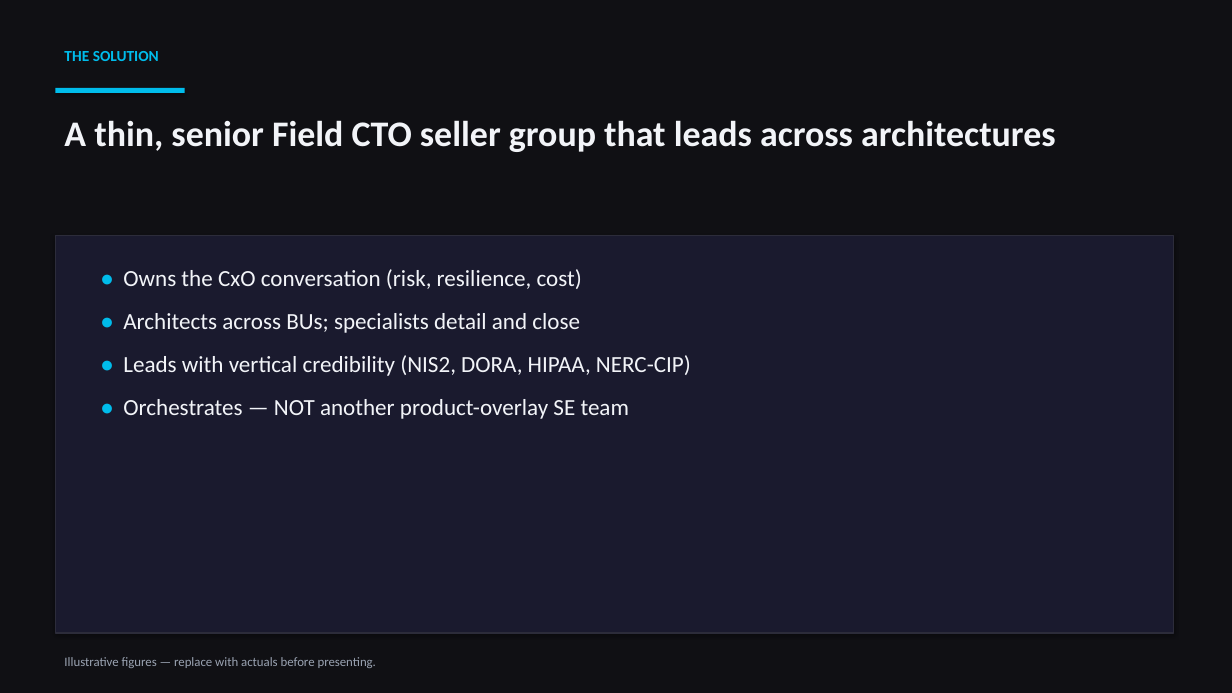
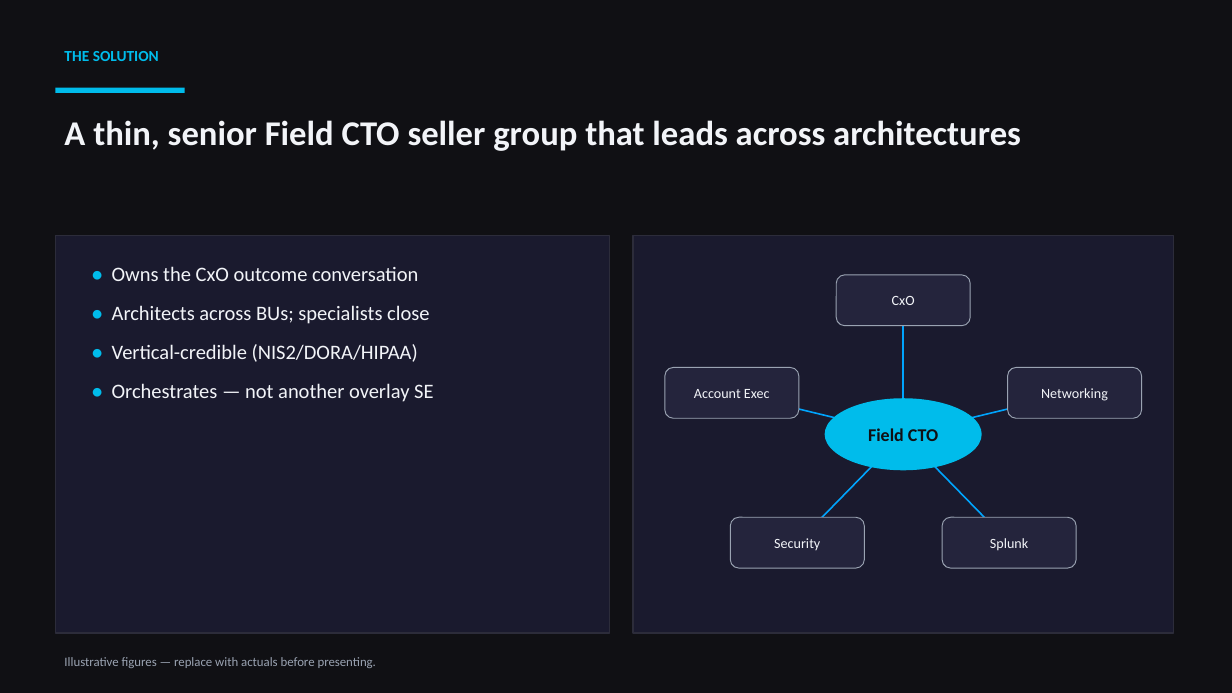
Before and after one commit to rcasey1978/FieldCTO_TacticalSelling, a slide deck: slide 5 of Field-CTO-XArch-Business-Case.pptx. Drawn at 1232x693 pixels with LibreOffice and Linux fonts; fonts in the diff are those of the drawing. Boxes give left, top, right and bottom in pixels: in the first picture for what was removed or moved away, otherwise in the second. Text is boxed around its words. In the diff, an @@ line names an element or a change of style, - is before the commit and + after.

```diff
--- a/Field-CTO-XArch-Business-Case.pptx
+++ b/Field-CTO-XArch-Business-Case.pptx
@@ text "A thin, senior Field CTO ..." at [64,120,1021,151]: size 28 to 27 pt @@
@@ rectangle: place and size @@
-rectangle at [55,236,1174,633]
+rectangle at [55,236,610,633]
@@ rectangle at [55,236,610,633]: shadow off @@
@@ rectangle added at [633,236,1174,633], fill #1A1A2E, outline #2C2C3A 1 pt @@
@@ text at [112,266,433,402]: text changed; size 18 to 16 pt @@
-• Owns the CxO conversation (risk, resilience, cost)
-• Architects across BUs; specialists detail and close
-• Leads with vertical credibility (NIS2, DORA, HIPAA, NERC-CIP)
-• Orchestrates — NOT another product-overlay SE team
+• Owns the CxO outcome conversation
+• Architects across BUs; specialists close
+• Vertical-credible (NIS2/DORA/HIPAA)
+• Orchestrates — not another overlay SE
@@ rounded rectangle added at [836,274,970,325], fill #24243C, outline #9AA3B2 0.75 pt, 11 pt, text #F2F4F8 @@
+CxO
@@ line added from (903, 434) to (903, 300), #00A4FD 1.25 pt @@
@@ rounded rectangle added at [665,368,799,419], fill #24243C, outline #9AA3B2 0.75 pt, 11 pt, text #F2F4F8 @@
+Account Exec
@@ rounded rectangle added at [1007,368,1141,419], fill #24243C, outline #9AA3B2 0.75 pt, 11 pt, text #F2F4F8 @@
+Networking
@@ line added from (903, 434) to (732, 393), #00A4FD 1.25 pt @@
@@ ellipse added at [824,398,982,470], fill #00BCEB, 14 pt, text #101014, bold @@
+Field CTO
@@ line added from (903, 434) to (1075, 393), #00A4FD 1.25 pt @@
@@ line added from (903, 434) to (798, 543), #00A4FD 1.25 pt @@
@@ line added from (903, 434) to (1009, 543), #00A4FD 1.25 pt @@
@@ rounded rectangle added at [730,518,864,568], fill #24243C, outline #9AA3B2 0.75 pt, 11 pt, text #F2F4F8 @@
+Security
@@ rounded rectangle added at [943,518,1077,568], fill #24243C, outline #9AA3B2 0.75 pt, 11 pt, text #F2F4F8 @@
+Splunk
```
Also in this commit, not shown: 20 other slides changed, 2 other files.
